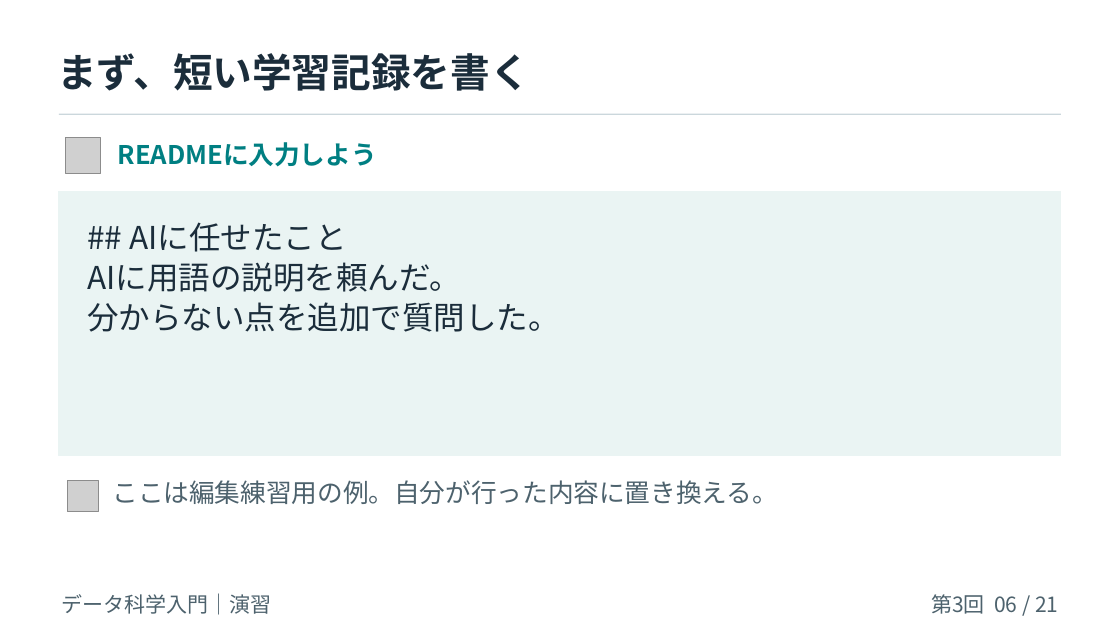
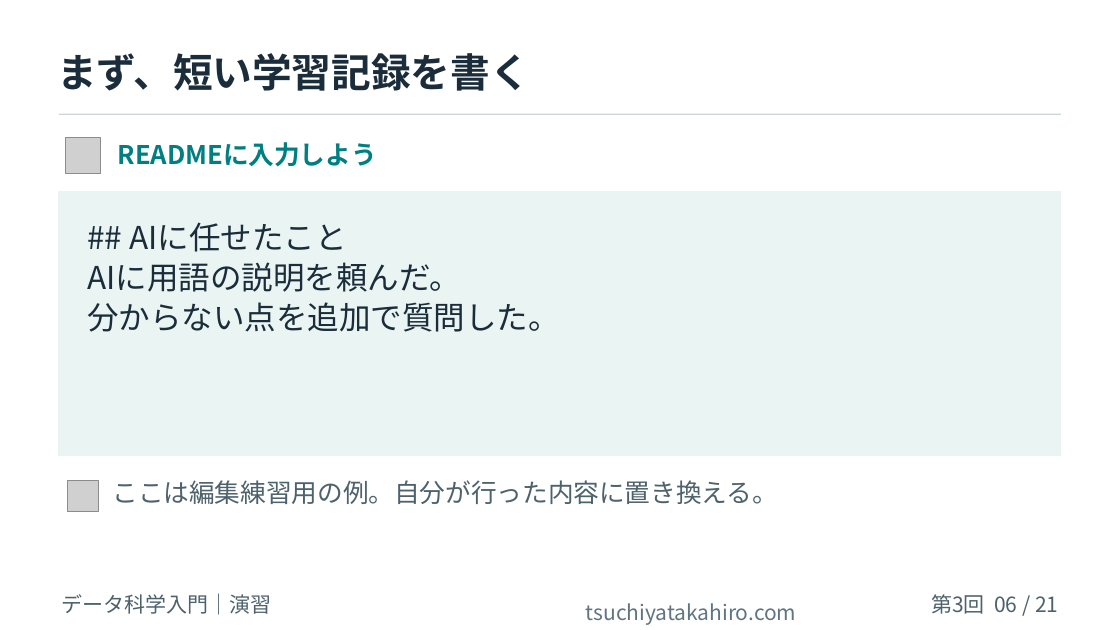
Before and after one commit to tsuchiyatakahirolab/ai-data-literacy, a slide deck: slide 6 of slides/Week03_GitHub_Workflow_v1.3.pptx. Drawn at 1120x630 pixels with LibreOffice and Linux fonts; fonts in the diff are those of the drawing; grey boxes stand for pictures; background and template pictures are left out. Boxes give left, top, right and bottom in pixels: in the first picture for what was removed or moved away, otherwise in the second. Text is boxed around its words. In the diff, an @@ line names an element or a change of style, - is before the commit and + after.

```diff
--- a/slides/Week03_GitHub_Workflow_v1.3.pptx
+++ b/slides/Week03_GitHub_Workflow_v1.3.pptx
@@ text added at (586,603,797,625), 18 pt, text #607482 @@
+tsuchiyatakahiro.com
```
Also in this commit, not shown: 20 other slides changed, 27 other files.
